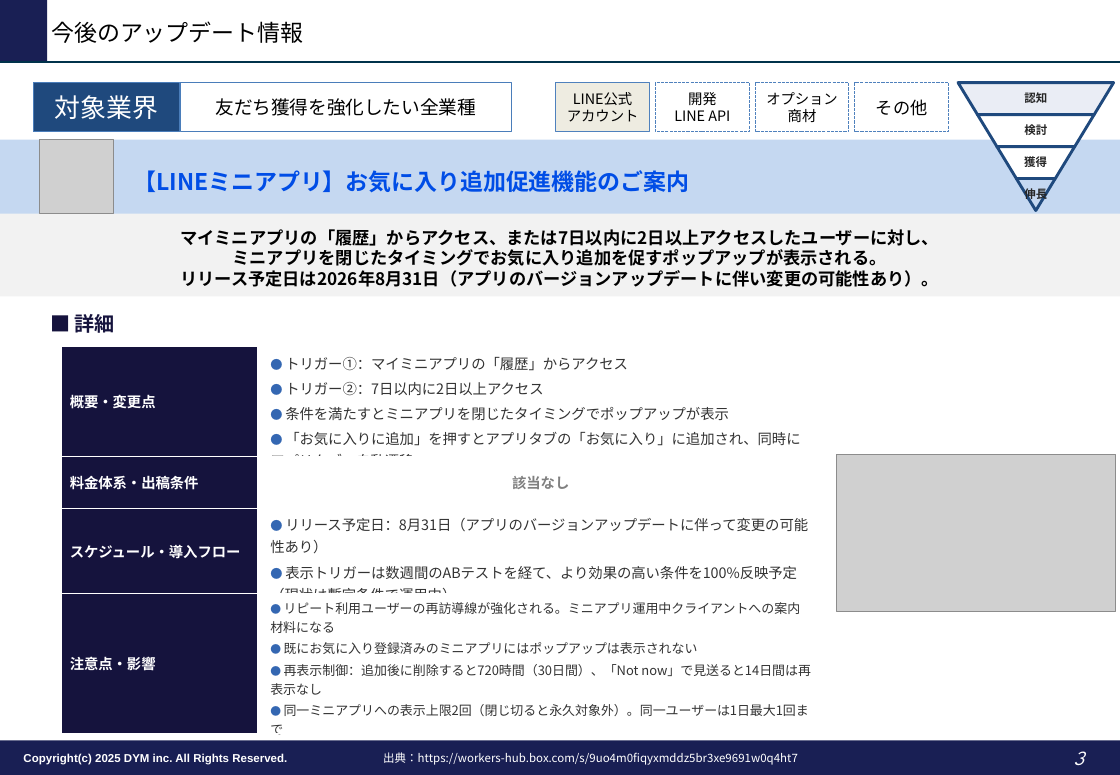
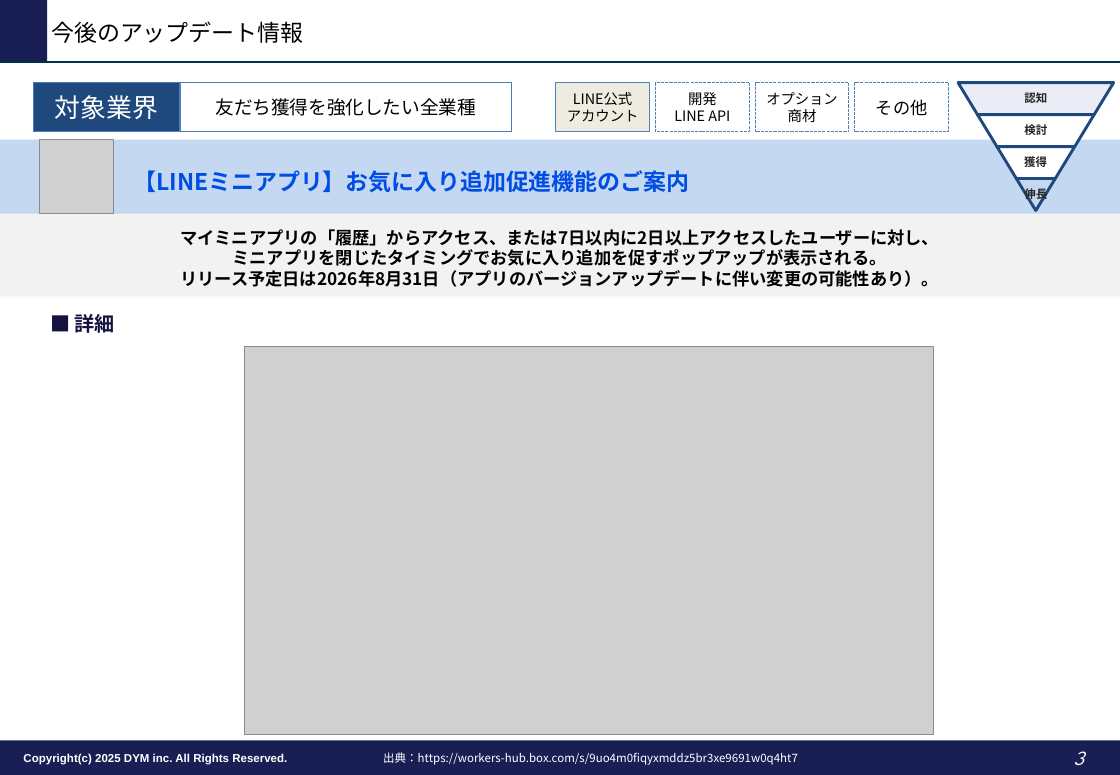
Before and after one commit to tonomura-r-dev/folder, a slide deck: slide 3 of LINEOA媒体最新情報_2026年9月トレンドレポート.pptx. Drawn at 1120x775 pixels with LibreOffice and Linux fonts; fonts in the diff are those of the drawing; grey boxes stand for pictures; background and template pictures are left out. Boxes give left, top, right and bottom in pixels: in the first picture for what was removed or moved away, otherwise in the second. Text is boxed around its words. In the diff, an @@ line names an element or a change of style, - is before the commit and + after.

```diff
--- a/LINEOA媒体最新情報_2026年9月トレンドレポート.pptx
+++ b/LINEOA媒体最新情報_2026年9月トレンドレポート.pptx
@@ table removed at (62, 347, 822, 720), 4 rows, 2 columns @@
-概要・変更点 | ● トリガー①：マイミニアプリの「履歴」からアクセス / ● トリガー②：7日以内に2日以上アクセス / ● 条件を満たすとミニアプリを閉じたタイミングでポップアップが表示 / ● 「お気に入りに追加」を押すとアプリタブの「お気に入り」に追加され、同時にアプリタブへ自動遷移
-料金体系・出稿条件 | 該当なし
-スケジュール・導入フロー | ● リリース予定日：8月31日（アプリのバージョンアップデートに伴って変更の可能性あり） / ● 表示トリガーは数週間のABテストを経て、より効果の高い条件を100%反映予定（現状は暫定条件で運用中）
-注意点・影響 | ● リピート利用ユーザーの再訪導線が強化される。ミニアプリ運用中クライアントへの案内材料になる / ● 既にお気に入り登録済みのミニアプリにはポップアップは表示されない / ● 再表示制御：追加後に削除すると720時間（30日間）、「Not now」で見送ると14日間は再表示なし / ● 同一ミニアプリへの表示上限2回（閉じ切ると永久対象外）。同一ユーザーは1日最大1回まで
@@ picture: place and size @@
-picture at (838, 455, 1117, 612)
+picture at (244, 347, 933, 735)
```
Also in this commit, not shown: 5 other slides changed, 1 other file.
